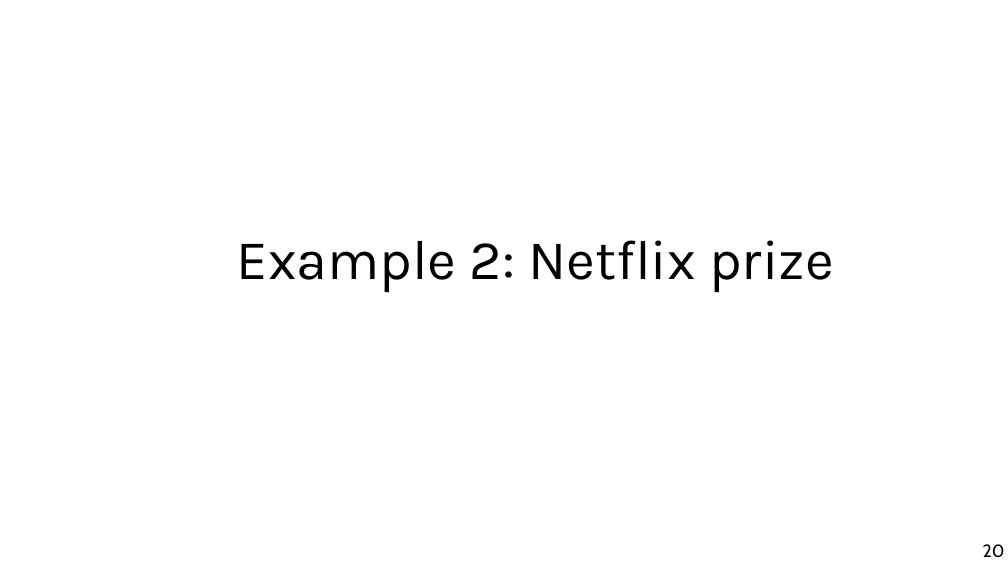
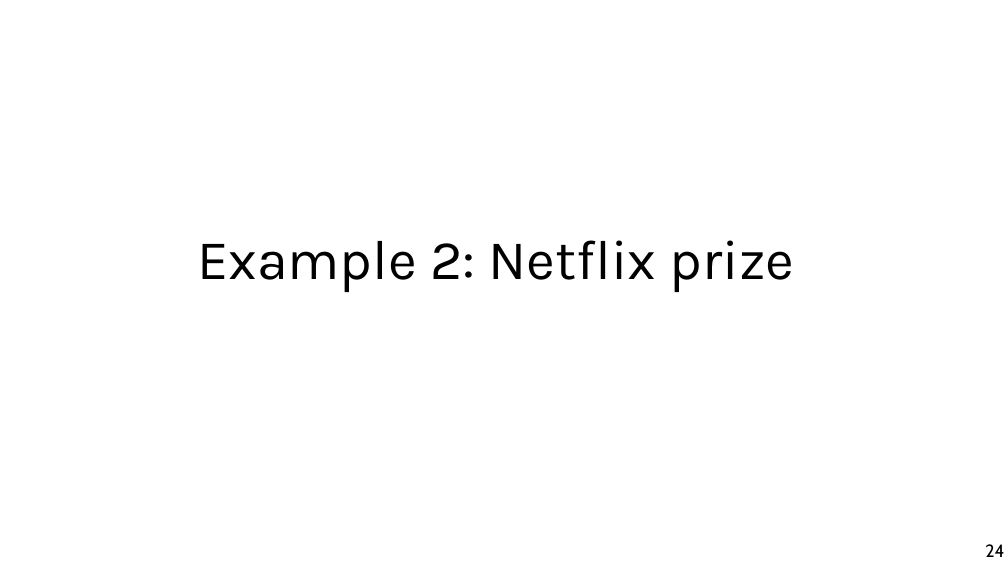
Before and after one commit to chatox/data-mining-course, a slide deck: slide 24 of theory/odp/tt18_latent_factors_recommenders.odp (slide 20 before the commit). Drawn at 1008x567 pixels with LibreOffice and Linux fonts; fonts in the diff are those of the drawing. Boxes give left, top, right and bottom in pixels: in the first picture for what was removed or moved away, otherwise in the second. Text is boxed around its words. In the diff, an @@ line names an element or a change of style, - is before the commit and + after.

```diff
--- a/theory/odp/tt18_latent_factors_recommenders.odp
+++ b/theory/odp/tt18_latent_factors_recommenders.odp
@@ title "Example 2: Netflix prize": place and size @@
-title "Example 2: Netflix prize" at bbox=[237, 240, 834, 292]
+title "Example 2: Netflix prize" at bbox=[197, 240, 795, 292]
@@ page number at bbox=[985, 544, 1004, 557]: text changed @@
-20
+24
```
Also in this commit, not shown: 4 other slides changed, 1 slide added, 1 other file.
